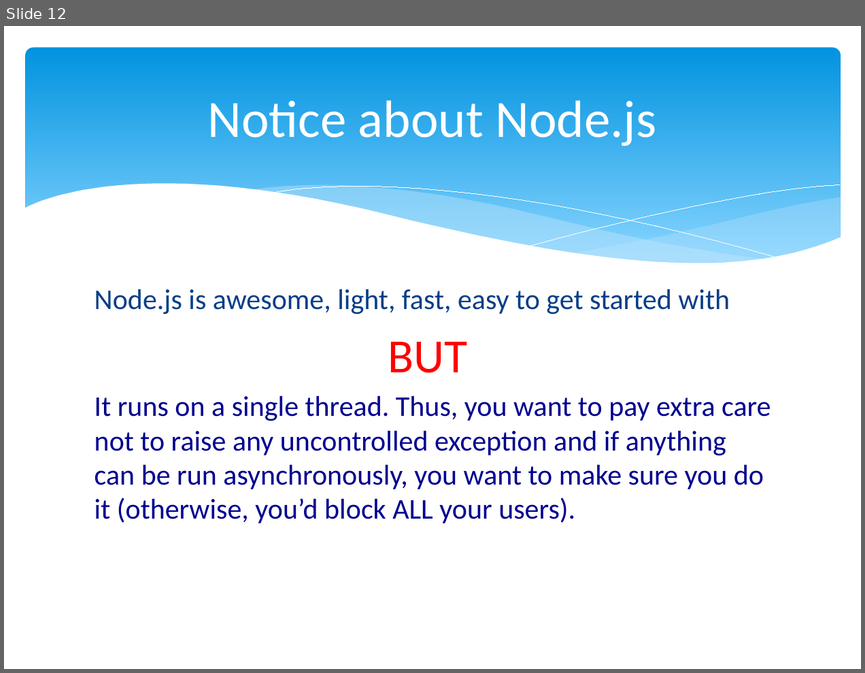
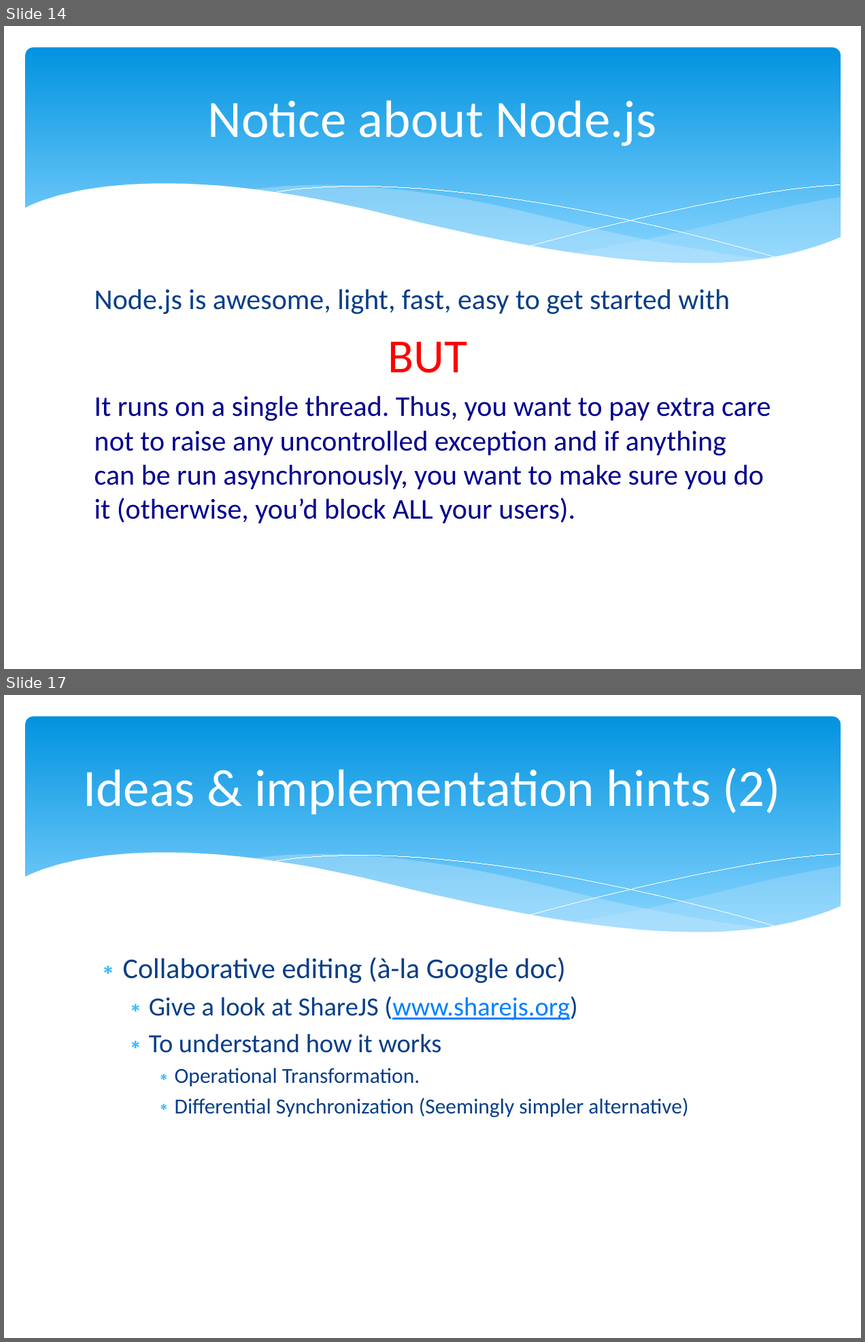
Before and after one commit to xgillard/web_alloy, a slide deck: documentation/GettingStarted.pptx. Shown one above the other, each under a label of ours: slide 12 before the commit, slides 14 and 17 after it; the slides between them are not shown. The pictures are 865x673 and 865x1342 pixels, drawn with LibreOffice and Linux fonts; fonts in the diff are those of the drawing. Boxes give left, top, right and bottom in pixels: in the first picture for what was removed or moved away, otherwise in the second. Text is boxed around its words. In the diff, an @@ line names an element or a change of style, - is before the commit and + after.

```diff
--- a/documentation/GettingStarted.pptx
+++ b/documentation/GettingStarted.pptx
@@ slide 17 added at <box>4,695,861,1338</box>, background #FFFFFF; not listed: 6 template elements that a slide beside it also shows @@
@@ title added at <box>83,768,781,815</box>, 44 pt, text #FFFFFF @@
+Ideas & implementation hints (2)
@@ text added at <box>123,957,688,1117</box>, 18 pt, text #073E87 @@
+∗ Collaborative editing (à-la Google doc)
+  ∗ Give a look at ShareJS (www.sharejs.org)
+  ∗ To understand how it works
+    ∗ Operational Transformation.
+    ∗ Differential Synchronization (Seemingly simpler alternative)
@@ what was slide 12 is now slide 14 @@
```
Also in this commit, not shown: 3 slides changed, 12 other slides added.
